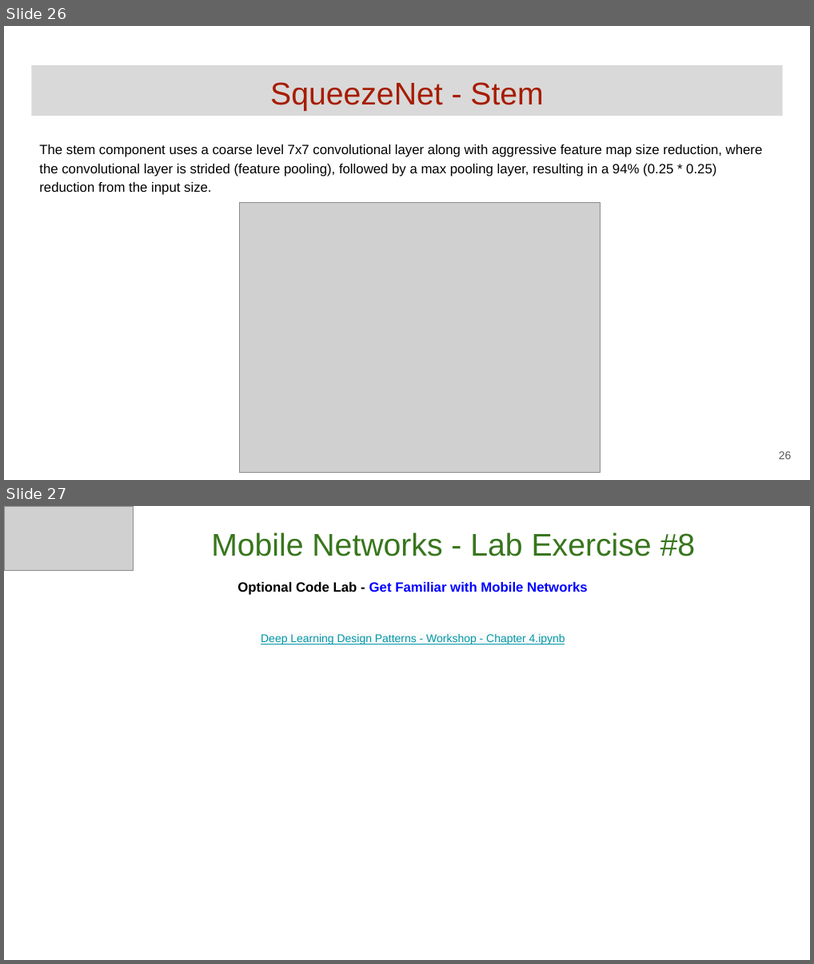
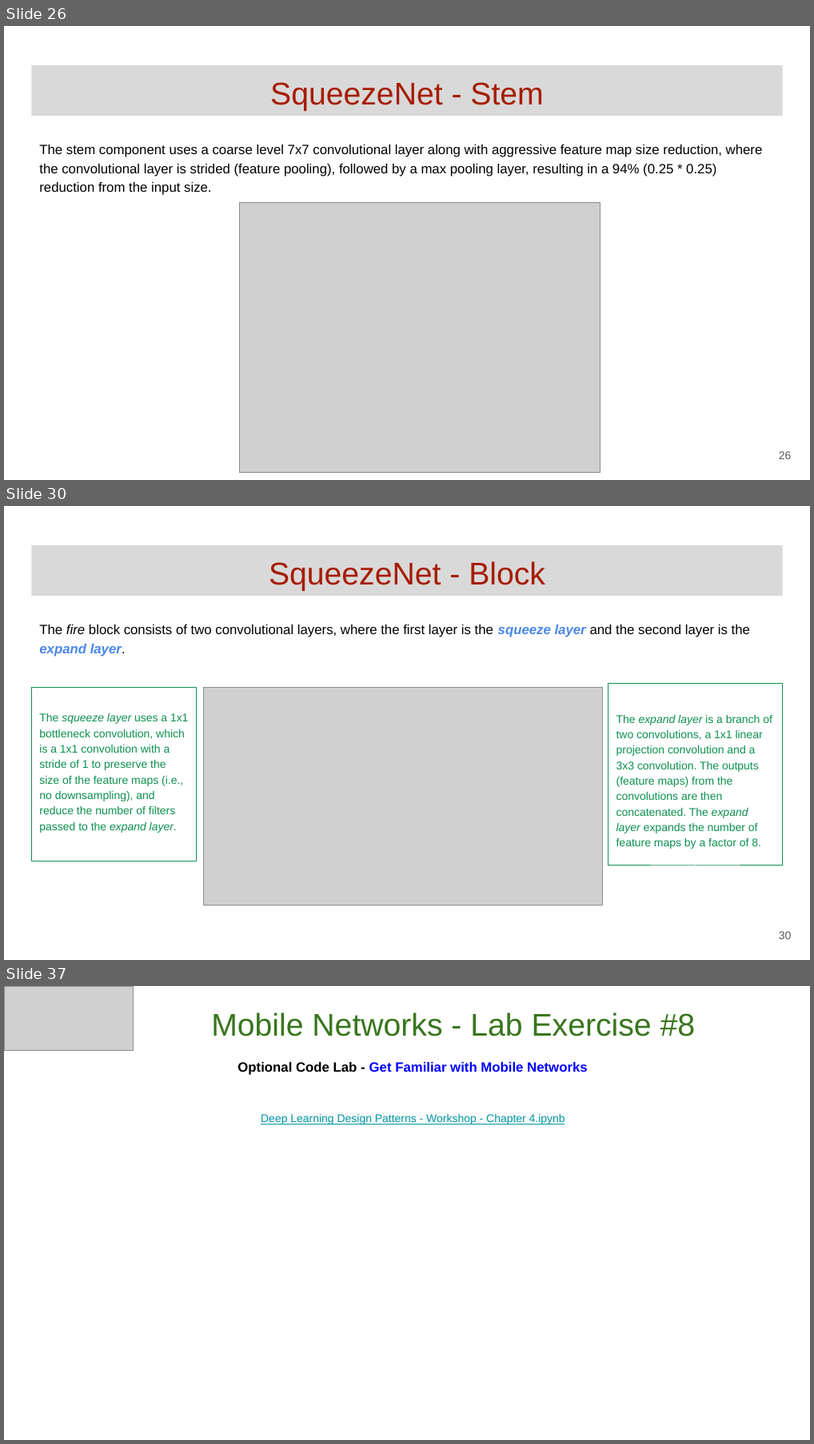
Before and after one commit to GoogleCloudPlatform/keras-idiomatic-programmer, a slide deck: books/deep-learning-design-patterns/Workshops/Junior/Deep Learning Design Patterns - Workshop - Chapter 4.pptx. Shown one above the other, each under a label of ours: slides 26 and 27 before the commit, slides 26, 30 and 37 after it; the slides between them are not shown. The pictures are 814x964 and 814x1444 pixels, drawn with LibreOffice and Linux fonts; fonts in the diff are those of the drawing; grey boxes stand for pictures. Boxes give left, top, right and bottom in pixels: in the first picture for what was removed or moved away, otherwise in the second. Text is boxed around its words. In the diff, an @@ line names an element or a change of style, - is before the commit and + after.

```diff
--- a/books/deep-learning-design-patterns/Workshops/Junior/Deep Learning Design Patterns - Workshop - Chapter 4.pptx
+++ b/books/deep-learning-design-patterns/Workshops/Junior/Deep Learning Design Patterns - Workshop - Chapter 4.pptx
@@ slide 30 added at <box>4,506,810,960</box>, background #FFFFFF @@
@@ title added at <box>31,545,783,596</box>, fill #D9D9D9, 28 pt, text #A61C00 @@
+SqueezeNet - Block
@@ text added at <box>39,624,750,656</box>, 12 pt, text #000000 @@
+The fire block consists of two convolutional layers, where the first layer is the squeeze layer and the second layer is the expand layer.
@@ rectangle added at <box>31,688,197,862</box>, outline #0D904F 0.75 pt, 10 pt, text #0D904F @@
+The squeeze layer uses a 1x1 bottleneck convolution, which is a 1x1 convolution with a stride of 1 to preserve the size of the feature maps (i.e., no downsampling), and reduce the number of filters passed to the expand layer.
@@ picture added at <box>203,688,602,905</box> @@
@@ rectangle added at <box>609,684,783,866</box>, outline #0D904F 0.75 pt, 10 pt, text #0D904F @@
+The expand layer is a branch of two convolutions, a 1x1 linear projection convolution and a 3x3 convolution. The outputs (feature maps) from the convolutions are then concatenated. The expand layer expands the number of feature maps by a factor of 8.
@@ page number added at <box>779,931,792,939</box>, 10 pt, text #595959 @@
+30
@@ what was slide 27 is now slide 37 @@
```
Also in this commit, not shown: 9 other slides added.
